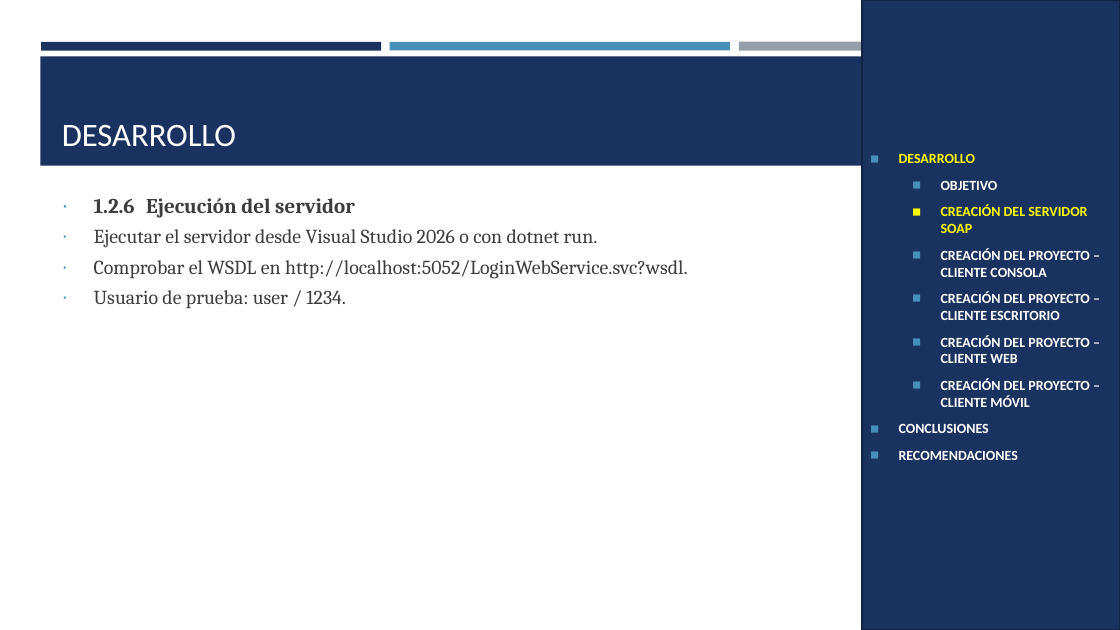
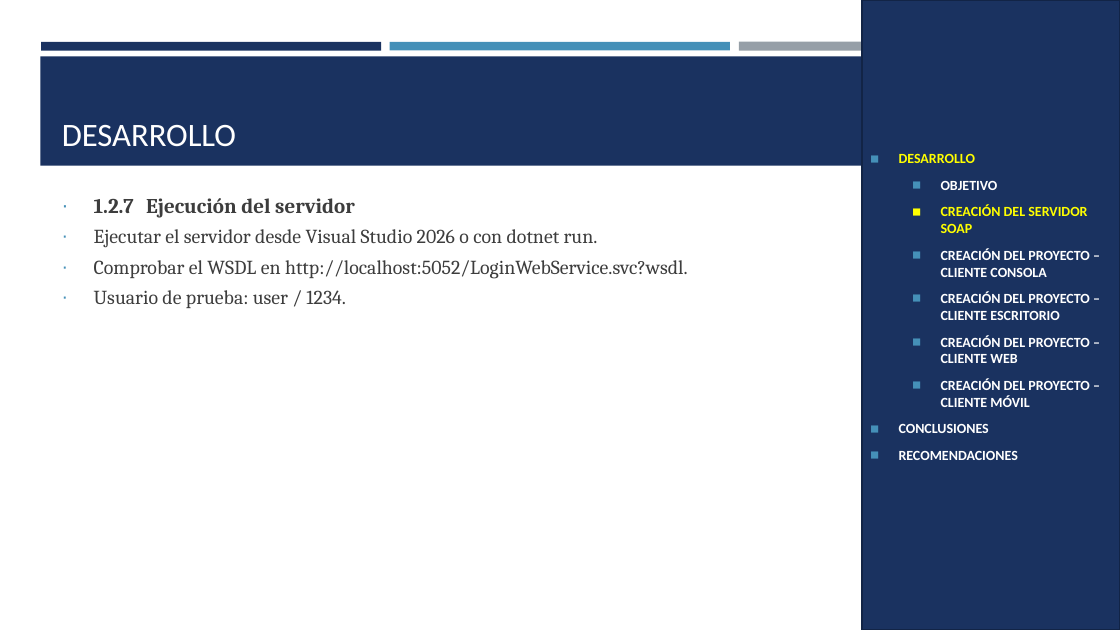
Before and after one commit to IMarcusDev/TI.1.2.-PAO202651_SOAP_DOTNET_SINBDD_NRC_36883_GR04, a slide deck: slide 34 of 05. DOCUMENTACION/PRESENTACION TI.1.2. SOAP sin BDD en DOTNET GR4.pptx (slide 9 before the commit). Drawn at 1120x630 pixels with LibreOffice and Linux fonts; fonts in the diff are those of the drawing. Boxes give left, top, right and bottom in pixels: in the first picture for what was removed or moved away, otherwise in the second. Text is boxed around its words. In the diff, an @@ line names an element or a change of style, - is before the commit and + after.

```diff
--- a/05. DOCUMENTACION/PRESENTACION TI.1.2. SOAP sin BDD en DOTNET GR4.pptx
+++ b/05. DOCUMENTACION/PRESENTACION TI.1.2. SOAP sin BDD en DOTNET GR4.pptx
@@ text at (x1=94, y1=198, x2=355, y2=218): text changed @@
-∙ 1.2.6 Ejecución del servidor
+∙ 1.2.7 Ejecución del servidor
```
Also in this commit, not shown: 4 other slides changed, 56 slides added.
